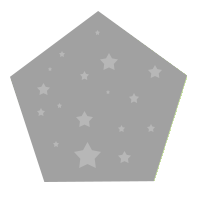
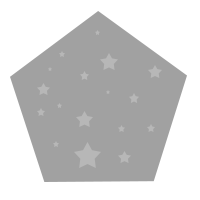
Before/after of a 200px x 200px layered artwork. What changed in the layer stack:
hid "Layer 0" over [11, 15, 187, 181]
